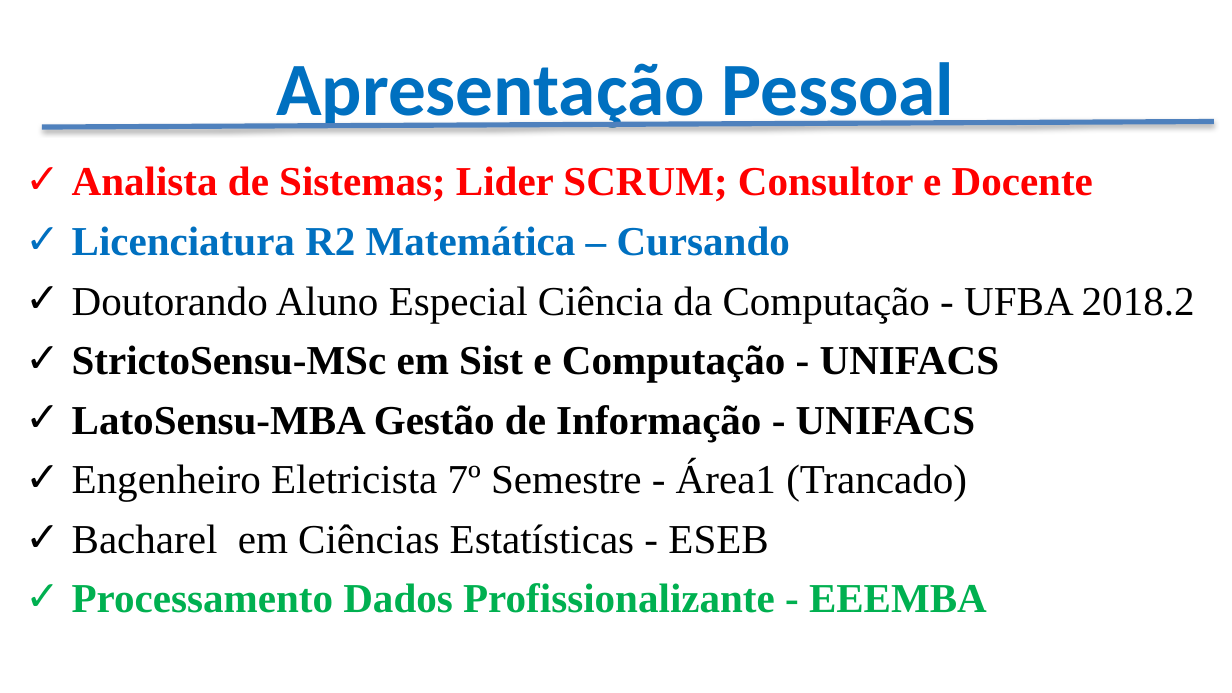
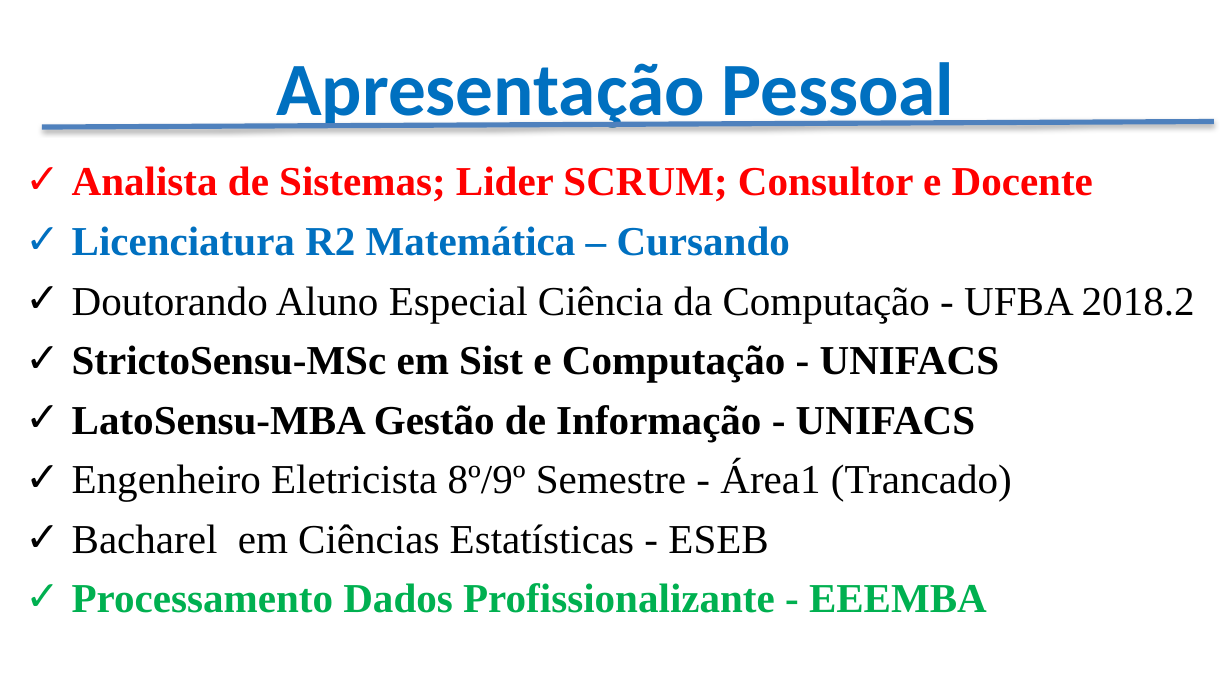
Before and after one commit to CloudEducationBrazil/WydenDesenvolvimentoWebPHP, a slide deck: slide 3 of 00 Lesson Plan/Apresentação - Programação Desenvolvimento Web PHP.pptx. Drawn at 1232x693 pixels with LibreOffice and Linux fonts; fonts in the diff are those of the drawing; background and template pictures are left out. Boxes give left, top, right and bottom in pixels: in the first picture for what was removed or moved away, otherwise in the second. Text is boxed around its words. In the diff, an @@ line names an element or a change of style, - is before the commit and + after.

Commit message:
Atualização semestre ... 2023.2

```diff
--- a/00 Lesson Plan/Apresentação - Programação Desenvolvimento Web PHP.pptx
+++ b/00 Lesson Plan/Apresentação - Programação Desenvolvimento Web PHP.pptx
@@ text at bbox=[72, 461, 1012, 501]: text changed @@
-✓ Engenheiro Eletricista 7º Semestre - Área1 (Trancado)
+✓ Engenheiro Eletricista 8º/9º Semestre - Área1 (Trancado)
```
Also in this commit, not shown: 1 other slide changed.
